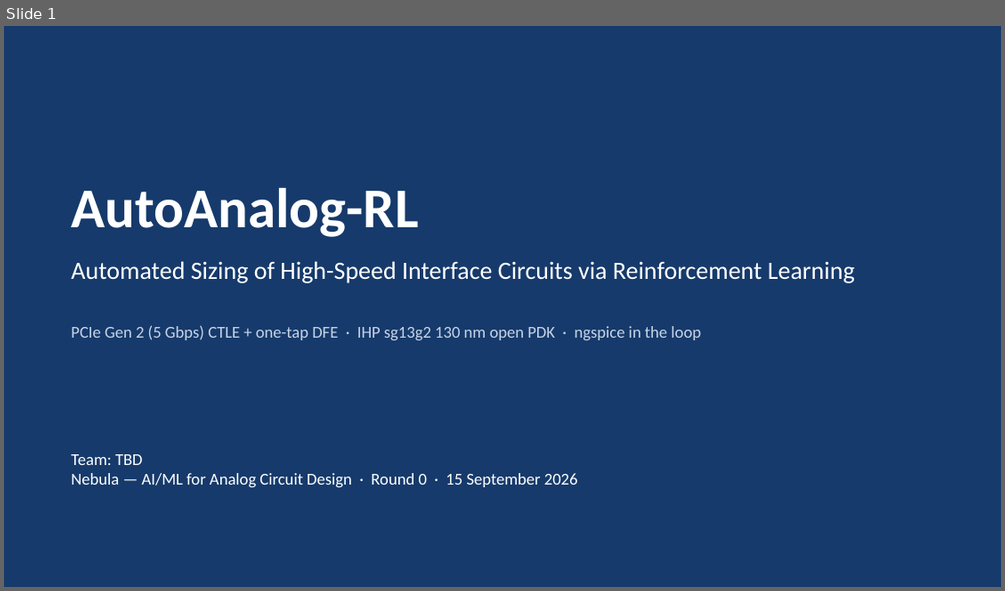
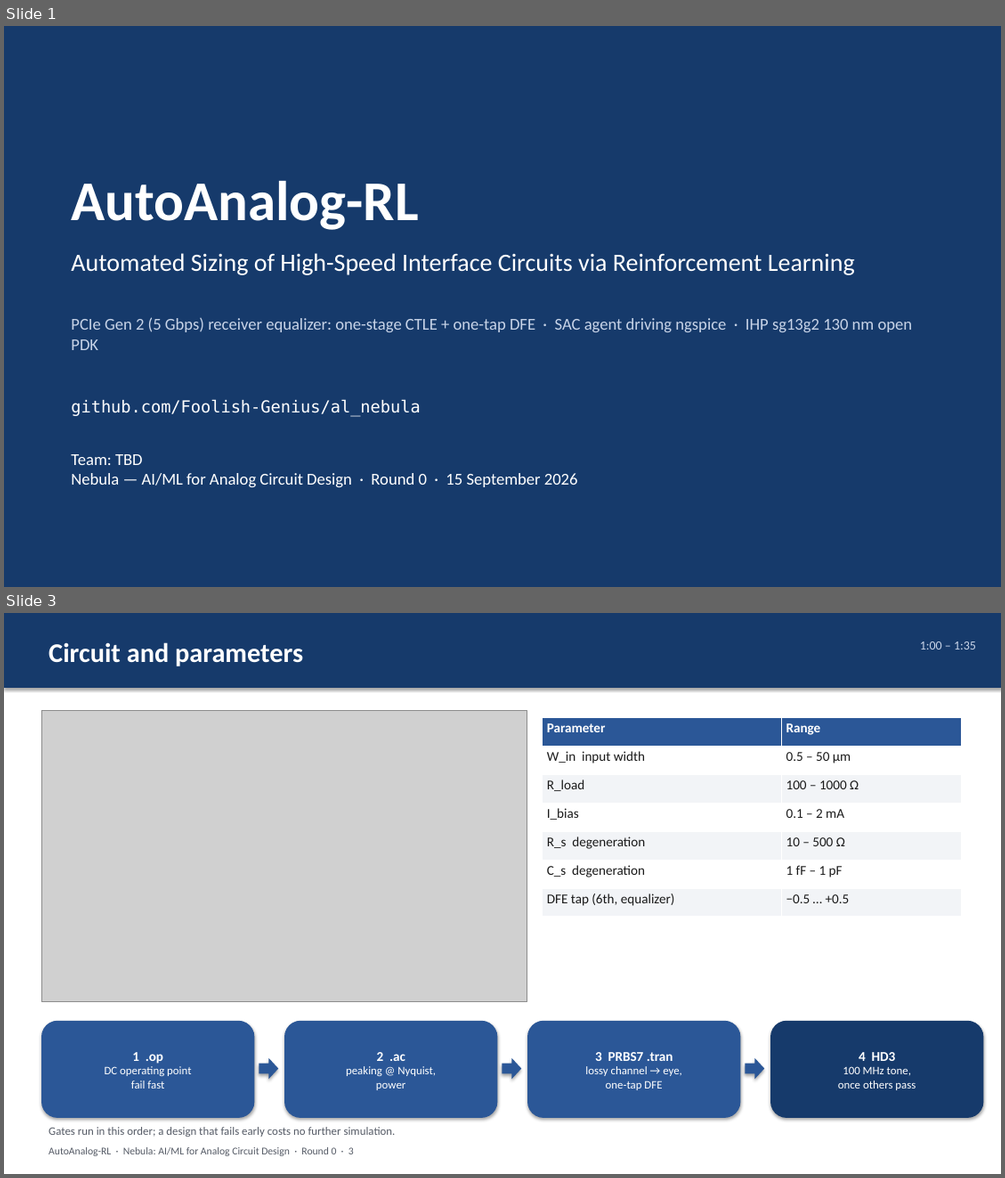
Before and after one commit to Foolish-Genius/al_nebula, a slide deck: docs/report/AutoAnalog-RL_deck.pptx. Shown one above the other, each under a label of ours: slide 1 before the commit, slides 1 and 3 after it; the slides between them are not shown. The pictures are 1005x591 and 1005x1178 pixels, drawn with LibreOffice and Linux fonts; fonts in the diff are those of the drawing; grey boxes stand for pictures. Boxes give left, top, right and bottom in pixels: in the first picture for what was removed or moved away, otherwise in the second. Text is boxed around its words. In the diff, an @@ line names an element or a change of style, - is before the commit and + after.

```diff
--- a/docs/report/AutoAnalog-RL_deck.pptx
+++ b/docs/report/AutoAnalog-RL_deck.pptx
@@ slide 3 added at bbox=[4, 613, 1001, 1174], background #FFFFFF @@
@@ rectangle added at bbox=[4, 613, 1001, 688], fill #163A6B @@
@@ text added at bbox=[48, 642, 303, 666], 26 pt, text #FFFFFF, bold @@
+Circuit and parameters
@@ text added at bbox=[920, 641, 976, 649], 12 pt, text #C8D4E8 @@
+1:00 – 1:35
@@ picture added at bbox=[41, 710, 527, 1002] @@
@@ table added at bbox=[542, 718, 961, 916], 7 rows, 2 columns @@
+Parameter | Range
+W_in input width | 0.5 – 50 µm
+R_load | 100 – 1000 Ω
+I_bias | 0.1 – 2 mA
+R_s degeneration | 10 – 500 Ω
+C_s degeneration | 1 fF – 1 pF
+DFE tap (6th, equalizer) | −0.5 … +0.5
@@ rounded rectangle added at bbox=[41, 1021, 254, 1118], fill #2B5797, 11 pt, text #FFFFFF @@
+1 .op
+DC operating point
+fail fast
@@ rounded rectangle added at bbox=[284, 1021, 498, 1118], fill #2B5797, 11 pt, text #FFFFFF @@
+2 .ac
+peaking @ Nyquist,
+power
@@ rounded rectangle added at bbox=[527, 1021, 741, 1118], fill #2B5797, 11 pt, text #FFFFFF @@
+3 PRBS7 .tran
+lossy channel → eye,
+one-tap DFE
@@ rounded rectangle added at bbox=[770, 1021, 984, 1118], fill #163A6B, 11 pt, text #FFFFFF @@
+4 HD3
+100 MHz tone,
+once others pass
@@ right arrow added at bbox=[259, 1058, 278, 1078], fill #2B5797 @@
@@ right arrow added at bbox=[502, 1058, 521, 1078], fill #2B5797 @@
@@ right arrow added at bbox=[745, 1058, 764, 1078], fill #2B5797 @@
@@ text added at bbox=[48, 1127, 396, 1136], 11 pt, text #555B66 @@
+Gates run in this order; a design that fails early costs no further simulation.
@@ text added at bbox=[48, 1147, 354, 1156], 10 pt, text #555B66 @@
+AutoAnalog-RL · Nebula: AI/ML for Analog Circuit Design · Round 0 · 3
@@ slide 1 changed as well @@
@@ text "AutoAnalog-RL": place and size @@
-text "AutoAnalog-RL" at bbox=[71, 187, 418, 237]
+text "AutoAnalog-RL" at bbox=[71, 180, 418, 230]
@@ text "Automated Sizing of High-Speed Interface ...": place and size @@
-text "Automated Sizing of High-Speed Interface ..." at bbox=[71, 261, 855, 283]
+text "Automated Sizing of High-Speed Interface ..." at bbox=[71, 253, 855, 275]
@@ text at bbox=[71, 317, 913, 350]: text changed @@
-PCIe Gen 2 (5 Gbps) CTLE + one-tap DFE · IHP sg13g2 130 nm open PDK · ngspice in the loop
+PCIe Gen 2 (5 Gbps) receiver equalizer: one-stage CTLE + one-tap DFE · SAC agent driving ngspice · IHP sg13g2 130 nm open PDK
@@ text added at bbox=[71, 399, 420, 417], 16 pt, text #FFFFFF @@
+github.com/Foolish-Genius/al_nebula
```
Also in this commit, not shown: 3 other slides changed, 7 other slides added, 11 slides removed, 2 other files.
